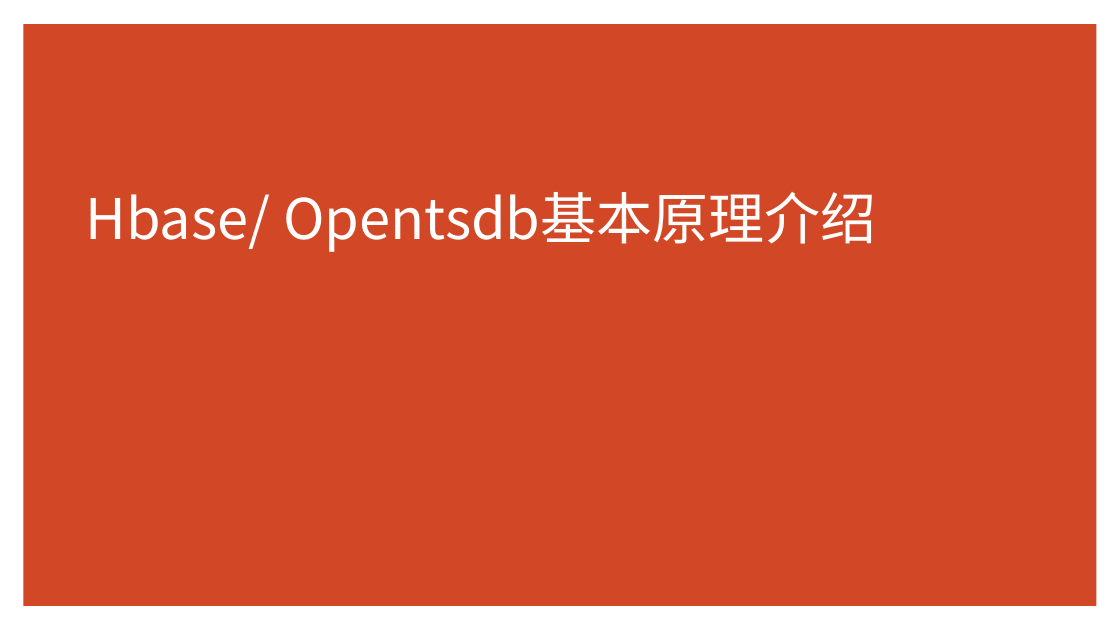
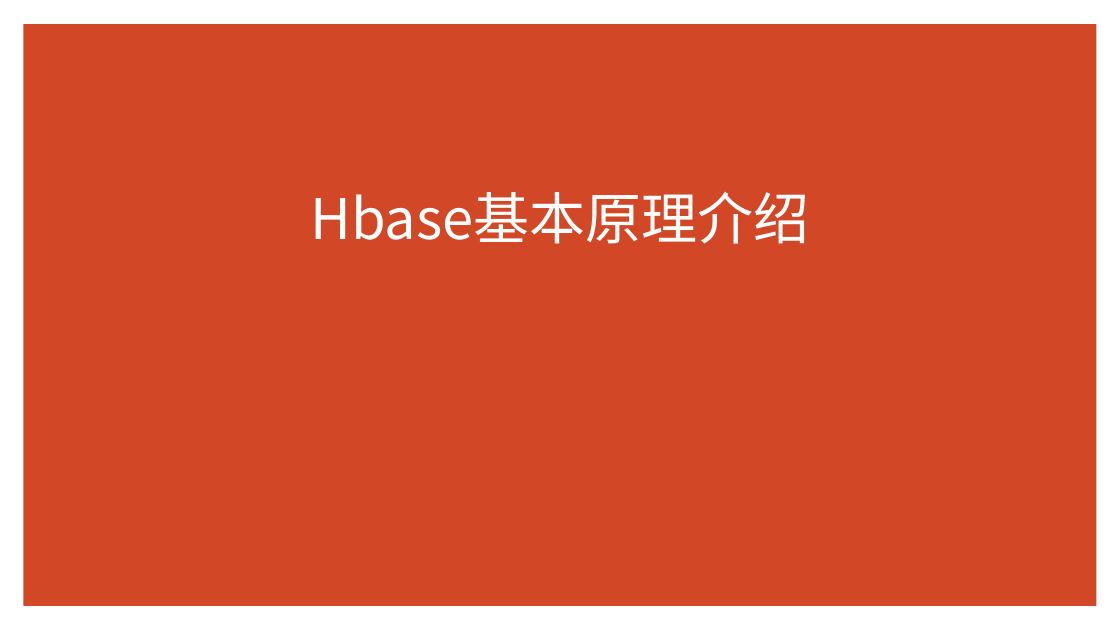
Before and after one commit to Zhangwusheng/Zhangwusheng.github.io, a slide deck: slide 1 of _posts/Hbase基本原理副本.pptx. Drawn at 1120x630 pixels with LibreOffice and Linux fonts; fonts in the diff are those of the drawing. Boxes give left, top, right and bottom in pixels: in the first picture for what was removed or moved away, otherwise in the second. Text is boxed around its words. In the diff, an @@ line names an element or a change of style, - is before the commit and + after.

```diff
--- a/_posts/Hbase基本原理副本.pptx
+++ b/_posts/Hbase基本原理副本.pptx
@@ title at (310,192,809,244): text changed @@
-Hbase/ Opentsdb基本原理介绍
+Hbase基本原理介绍
```
Also in this commit, not shown: 1 other slide changed, 1 other file.
